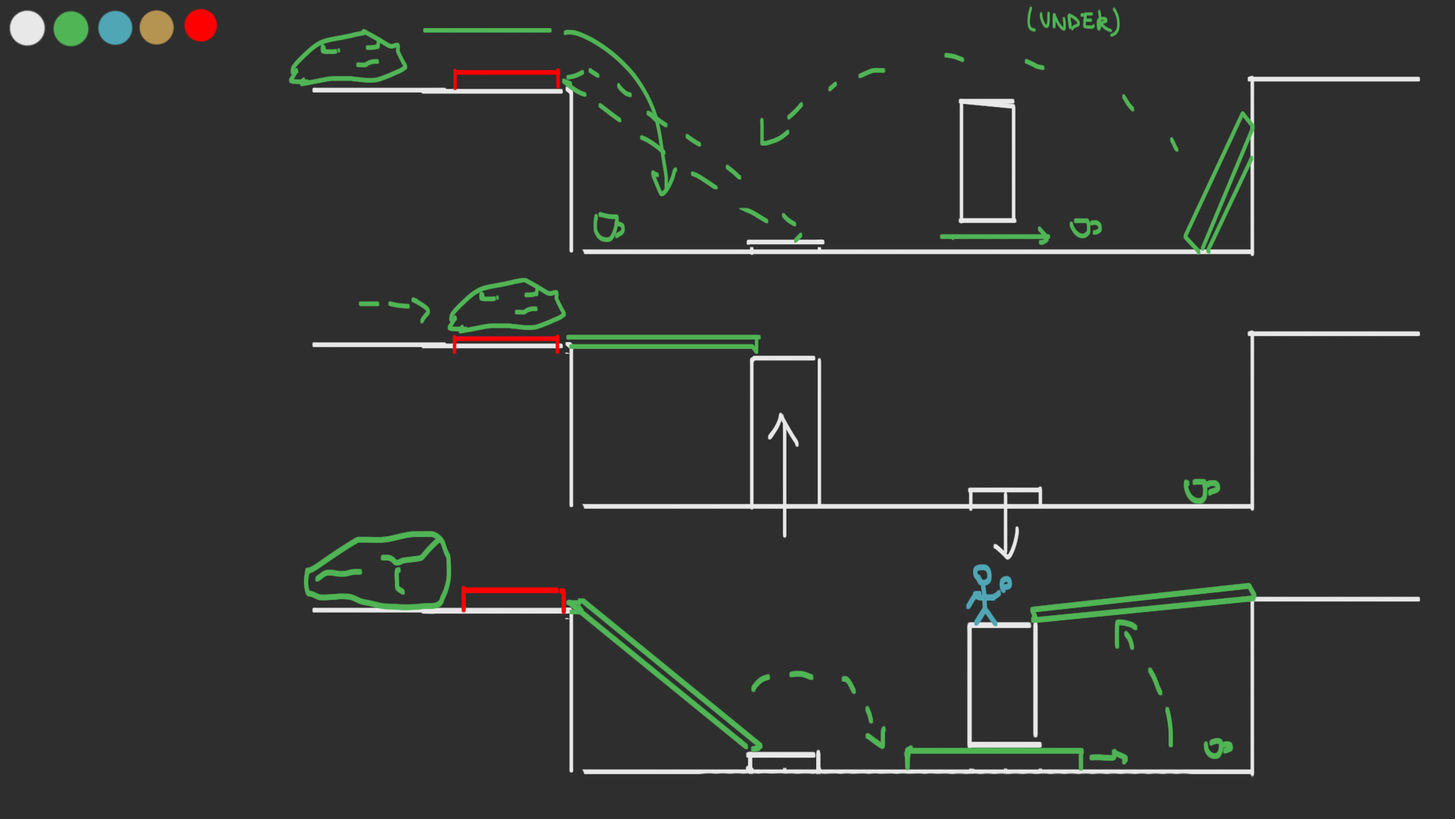
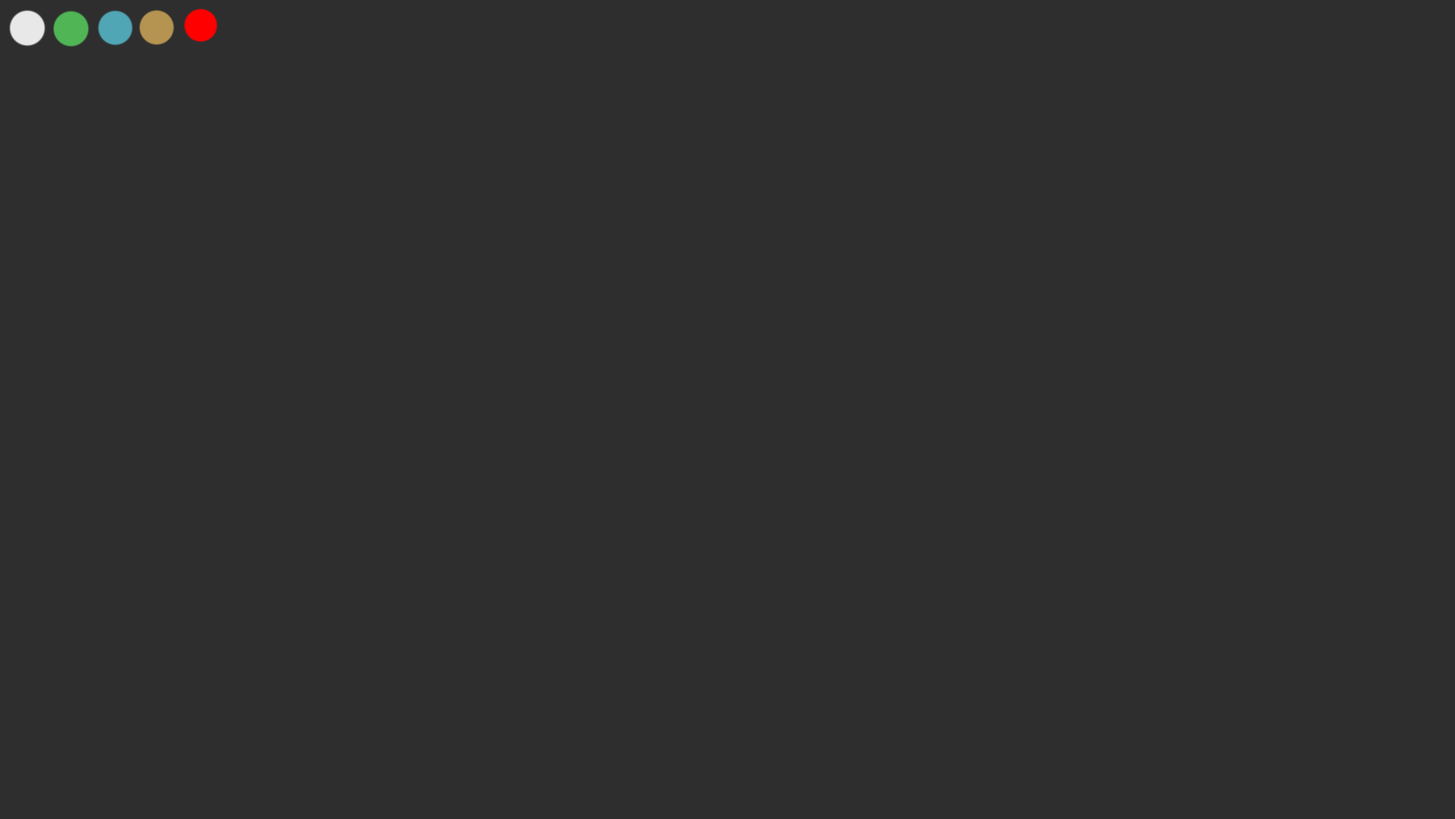
Revision of a layered 1455x819 image; what changed, layer by layer:
hid group "Puzzle 7" (1 layers) over [288, 6, 1421, 777]
